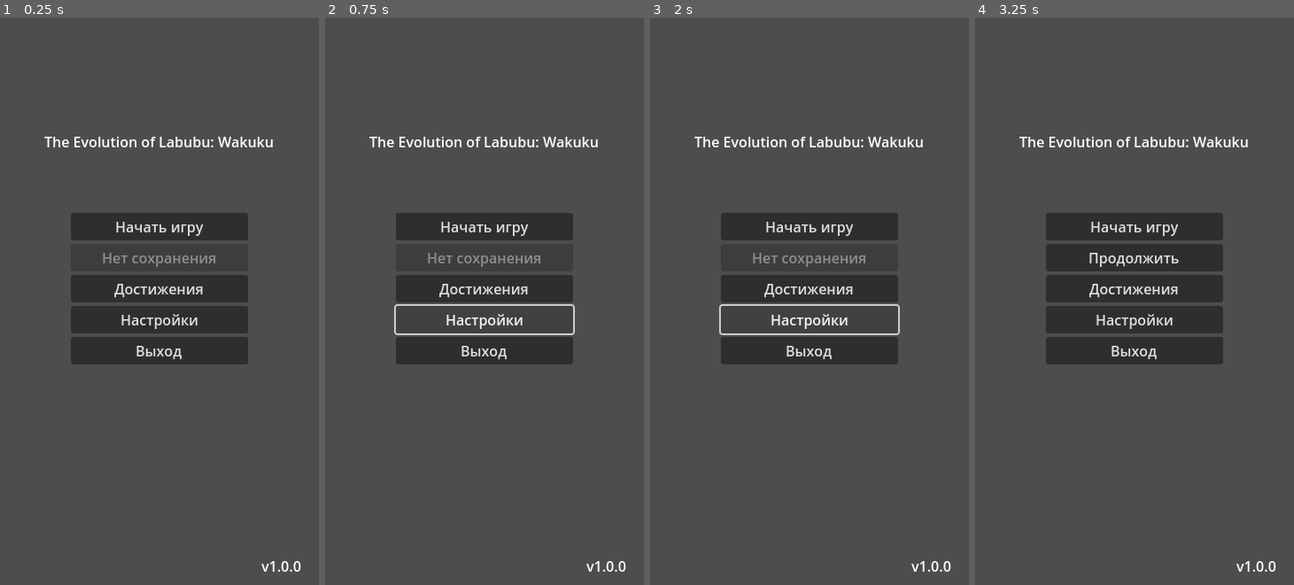
Above: before the commit, frames 1-4 (left to right).
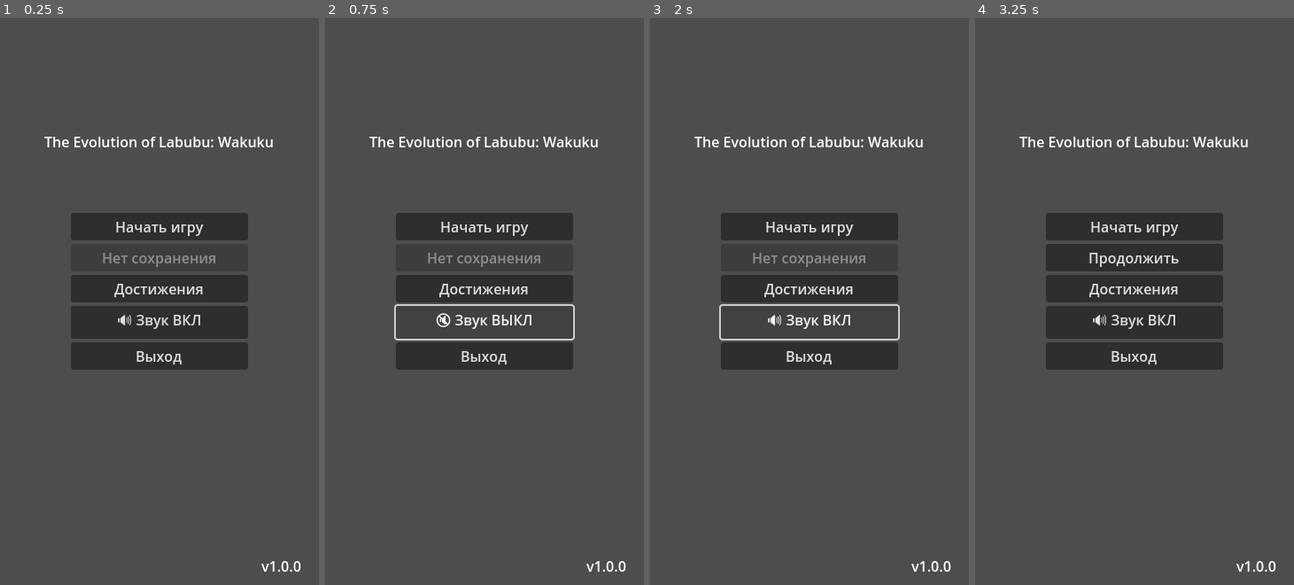
Above: after the commit, the same moments.

Repository: Common-ka/the-evolution-of-Labubu-Wakuku
Game: Godot game, scene res://scenes/main/main_menu.tscn
Two runs of this game, one before a commit and one after it. Both use one fixed random seed, a clock stepped at 60 frames per second and the inputs below.
Inputs:
- Up to frame 1 (0.25 s): no input
- Up to frame 2 (0.75 s): click "Настройки" (after the commit: "🔊 Звук ВКЛ") at 0.5 s
- Up to frame 3 (2 s): click "Настройки" (after the commit: "🔇 Звук ВЫКЛ") at 1.25 s
- Up to frame 4 (3.25 s): click "Начать игру" at 2 s; click "Меню" at 2.75 s

The runs differ from the first frame. In frame 1, 1.7% of the frame differs, in the area x 22-78%, y 52-63%; in frame 2, 1.6%; in frame 3, 1.6%; in frame 4, 1.7%.

Commit message:
Implement sound control system: add toggle_sound methods to SoundManager, update main menu to use sound button instead of settings, add sound state persistence and visual feedback

Diff:
--- a/scenes/main/main_menu.tscn
+++ b/scenes/main/main_menu.tscn
@@ -60,7 +60,7 @@
 
 [node name="SettingsButton" type="Button" parent="ButtonsContainer"]
 layout_mode = 2
-text = "Настройки"
+text = "🔊 Звук ВКЛ"
 
 [node name="QuitButton" type="Button" parent="ButtonsContainer"]
 layout_mode = 2
--- a/scripts/autoload/sound_manager.gd
+++ b/scripts/autoload/sound_manager.gd
@@ -24,6 +24,9 @@
 var sfx_pool: Array[AudioStreamPlayer] = []
 var ui_player: AudioStreamPlayer
 
+# Sound state
+var is_sound_enabled: bool = true
+
 # Settings
 const SFX_POOL_SIZE := 12
 const THROTTLE_MS := 50
@@ -32,6 +35,7 @@
 	_ensure_buses_exist()
 	_init_players()
 	_connect_signals()
+	_load_sound_state()
 
 func _ensure_buses_exist() -> void:
 	_ensure_bus(BUS_MUSIC)
@@ -138,3 +142,48 @@
 	if idx == -1:
 		return
 	AudioServer.set_bus_mute(idx, v)
+
+# Sound control methods
+func toggle_sound() -> bool:
+	is_sound_enabled = !is_sound_enabled
+	_apply_sound_state()
+	_save_sound_state()
+	print("[SoundManager] Звук ", "включен" if is_sound_enabled else "выключен")
+	return is_sound_enabled
+
+func enable_sound() -> void:
+	is_sound_enabled = true
+	_apply_sound_state()
+	_save_sound_state()
+	print("[SoundManager] Звук включен")
+
+func disable_sound() -> void:
+	is_sound_enabled = false
+	_apply_sound_state()
+	_save_sound_state()
+	print("[SoundManager] Звук выключен")
+
+func _apply_sound_state() -> void:
+	# Mute/unmute all audio buses
+	mute(BUS_MUSIC, !is_sound_enabled)
+	mute(BUS_SFX, !is_sound_enabled)
+	mute(BUS_UI, !is_sound_enabled)
+
+func _save_sound_state() -> void:
+	var config = ConfigFile.new()
+	config.set_value("audio", "sound_enabled", is_sound_enabled)
+	config.save("user://sound_settings.cfg")
+
+func _load_sound_state() -> void:
+	var config = ConfigFile.new()
+	var err = config.load("user://sound_settings.cfg")
+	if err == OK:
+		is_sound_enabled = config.get_value("audio", "sound_enabled", true)
+	else:
+		is_sound_enabled = true  # По умолчанию звук включен
+
+	_apply_sound_state()
+	print("[SoundManager] Состояние звука загружено: ", "включен" if is_sound_enabled else "выключен")
+
+func get_sound_state() -> bool:
+	return is_sound_enabled
--- a/scripts/ui/main_menu.gd
+++ b/scripts/ui/main_menu.gd
@@ -19,6 +19,9 @@
 
 	# Проверяем наличие сохранения для кнопки "Продолжить"
 	update_continue_button()
+
+	# Обновляем текст кнопки звука при запуске
+	update_sound_button()
 
 # Обработка нажатия "Начать игру"
 func _on_start_button_pressed() -> void:
@@ -48,11 +51,12 @@
 	if SoundManager:
 		SoundManager.play_ui("ui_open")
 
-# Обработка нажатия "Настройки"
+# Обработка нажатия кнопки звука (переключение)
 func _on_settings_button_pressed() -> void:
-	print("Открываем настройки")
-	# TODO: Реализовать открытие настроек
-	# EventBus.emit_signal("settings_requested")
+	if SoundManager:
+		var new_state = SoundManager.toggle_sound()
+		update_sound_button()
+		print("Звук переключен: ", "включен" if new_state else "выключен")
 
 # Обработка нажатия "Выход"
 func _on_quit_button_pressed() -> void:
@@ -73,3 +77,10 @@
 	else:
 		continue_button.disabled = true
 		continue_button.text = "Нет сохранения"
+
+# Обновление текста кнопки звука
+func update_sound_button() -> void:
+	if SoundManager and SoundManager.get_sound_state():
+		settings_button.text = "🔊 Звук ВКЛ"
+	else:
+		settings_button.text = "🔇 Звук ВЫКЛ"
